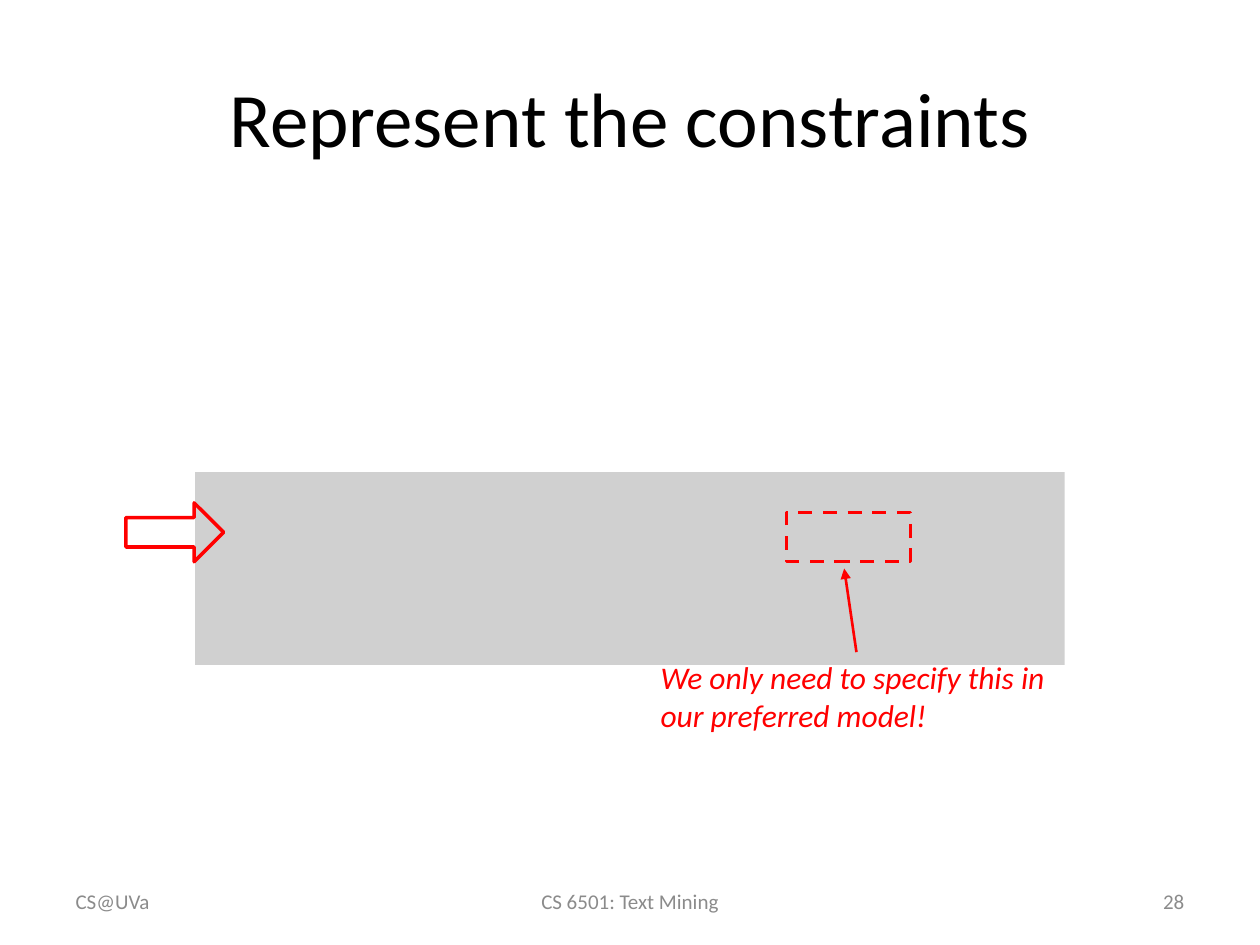
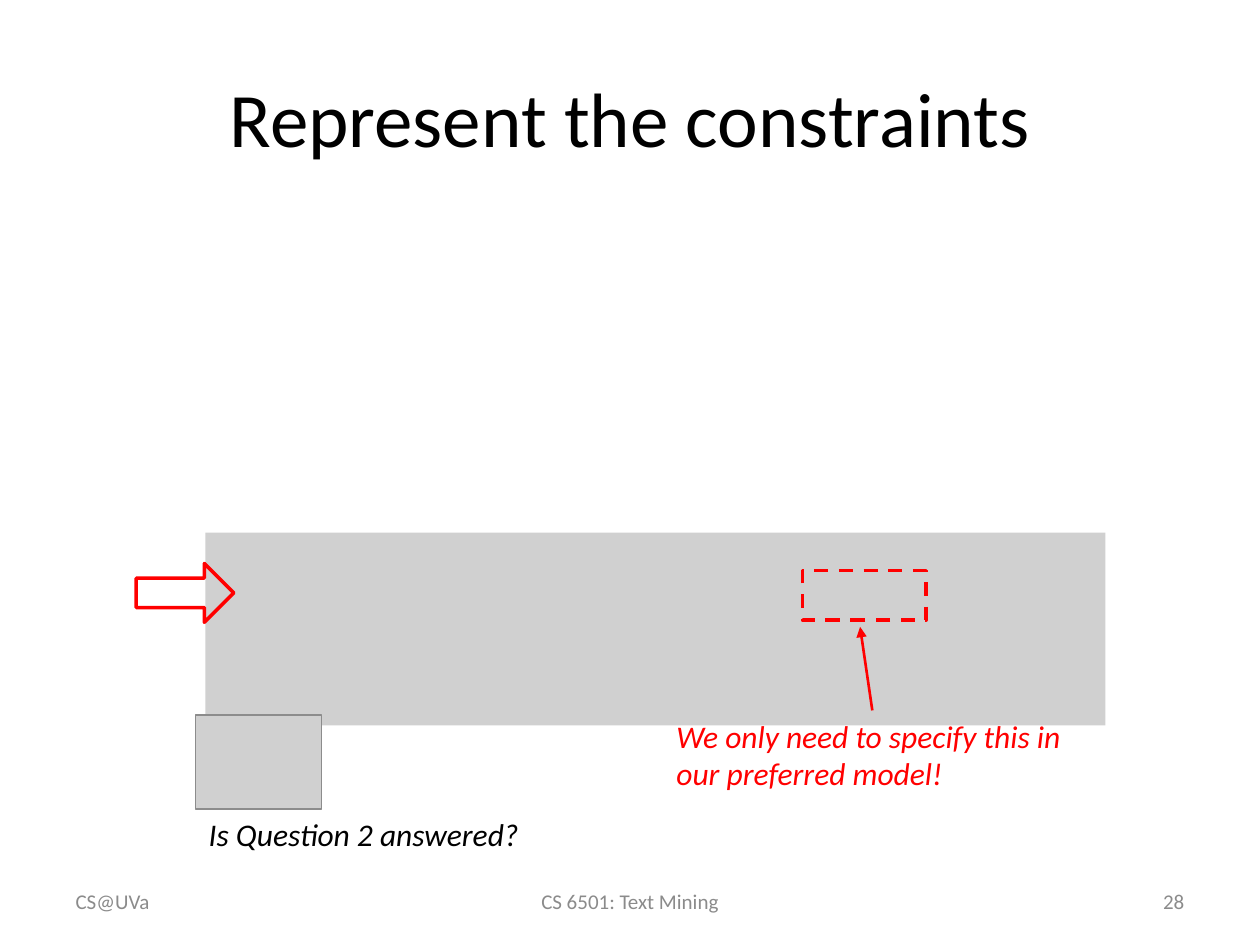
Before and after one commit to wang296/CS6501-Text-Mining, a slide deck: slide 28 of docs/Logistic Regression.pptx. Drawn at 1260x945 pixels with LibreOffice and Linux fonts; fonts in the diff are those of the drawing; grey boxes stand for pictures. Boxes give left, top, right and bottom in pixels: in the first picture for what was removed or moved away, otherwise in the second. Text is boxed around its words. In the diff, an @@ line names an element or a change of style, - is before the commit and + after.

```diff
--- a/docs/Logistic Regression.pptx
+++ b/docs/Logistic Regression.pptx
@@ picture: place and size @@
-picture at bbox=[195, 472, 1065, 665]
+picture at bbox=[205, 533, 1105, 726]
@@ right arrow: place and size @@
-right arrow at bbox=[126, 503, 223, 562]
+right arrow at bbox=[136, 563, 233, 622]
@@ 1 text, 1 rectangle, 1 arrow: place and size @@
-1 text, 1 rectangle, 1 arrow at bbox=[661, 513, 1044, 732]
+1 text, 1 rectangle, 1 arrow at bbox=[676, 571, 1060, 790]
@@ picture added at bbox=[195, 714, 321, 809] @@
@@ text added at bbox=[209, 824, 519, 851], 18 pt, text #000000, italic @@
+Is Question 2 answered?
```
Also in this commit, not shown: 13 other slides changed, 22 slides added, 8 other files.
